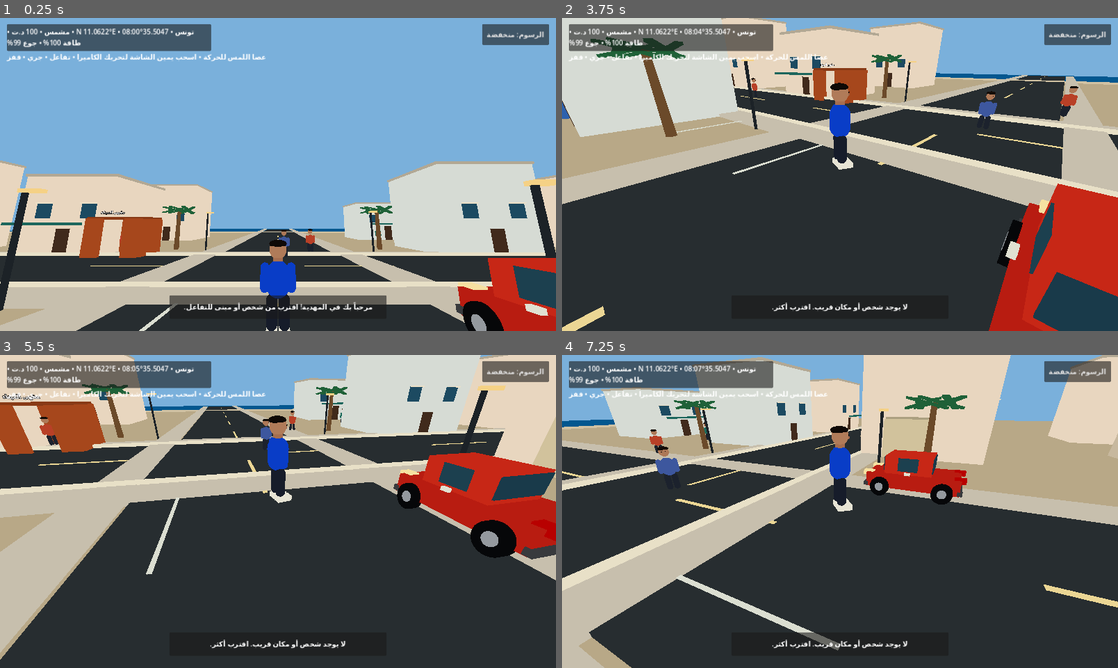
Above: before the commit, frames 1-4 (two rows, left to right).
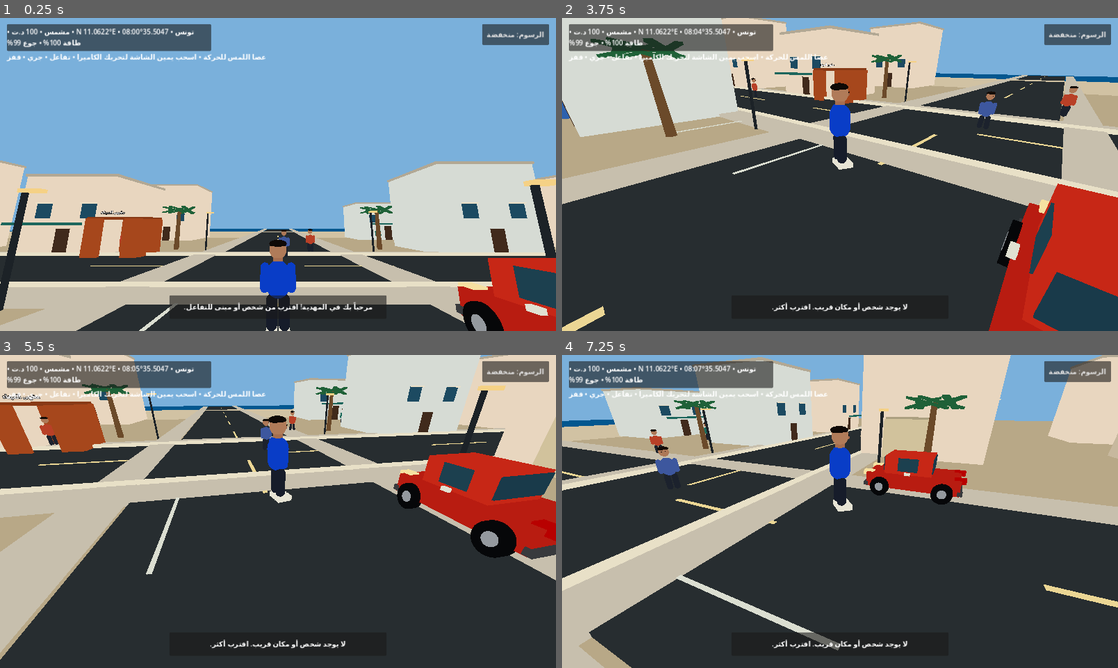
Above: after the commit, the same moments.

Repository: stevennpllk-crypto/REAL-LIFE-MAHDIA
Game: Godot game, scene res://scenes/Main.tscn
The game is run twice, just before and just after one commit, with the same random seed, the same clock (stepped at 60 frames per second) and the same inputs.
Inputs (mouse positions are in pixels of both pictures, inside the frame that each line leads up to):
- Up to frame 1 (0.25 s): no input
- Up to frame 2 (3.75 s): click "الرسوم: منخفضة" at 0.5 s; click "الرسوم: متوسطة" at 1.25 s; click "الرسوم: عالية" at 2 s; tap Enter at 2.75 s; move the mouse to (867, 174) at 2.77 s; hold W (move_forward) from 2.78 s (still down); tap E (interact) at 2.85 s; tap Space (jump) at 3.02 s; move the mouse to (812, 174) at 3.52 s; tap Shift (run) at 3.6 s
- Up to frame 3 (5.5 s): keep holding W (move_forward); tap Space (jump) at 3.77, 5.27 s; move the mouse to (289, 505) at 4.27 s; tap E (interact) at 4.35 s; move the mouse to (272, 517) at 5.02 s; tap Shift (run) at 5.1 s
- Up to frame 4 (7.25 s): keep holding W (move_forward); move the mouse to (878, 514) at 5.77 s; tap E (interact) at 5.85 s; tap Space (jump) at 6.02, 6.77 s; move the mouse to (795, 508) at 6.52 s; tap Shift (run) at 6.6 s

The runs differ from the first frame. In frame 1, 0.2% of the frame differs, in the area x 1-63%, y 68-71%; in frame 2, 0.5%, in the area x 66-100%, y 19-32%; in frame 3, 0.3%; in frame 4, 0.4%.

Commit message:
Separate shoreline collision so the Mediterranean can be swum in

Diff:
--- a/scripts/main.gd
+++ b/scripts/main.gd
@@ -89,15 +89,25 @@
 	sun.shadow_enabled = false
 	add_child(sun)
 
+	# Solid land stops at the shoreline; the sea area remains swimmable.
 	var ground := StaticBody3D.new()
-	_box(ground, Vector3(180, 1, 180), Vector3(0, -0.55, 0), Color(0.72, 0.66, 0.53))
+	_box(ground, Vector3(180, 1, 120), Vector3(0, -0.55, 30), Color(0.72, 0.66, 0.53))
 	var floor_shape := CollisionShape3D.new()
 	var floor_box := BoxShape3D.new()
-	floor_box.size = Vector3(180, 1, 180)
+	floor_box.size = Vector3(180, 1, 120)
 	floor_shape.shape = floor_box
-	floor_shape.position.y = -0.55
+	floor_shape.position = Vector3(0, -0.55, 30)
 	ground.add_child(floor_shape)
 	add_child(ground)
+	var shore := StaticBody3D.new()
+	_box(shore, Vector3(180, 1, 29), Vector3(0, -0.55, -44.5), Color(0.82, 0.76, 0.64))
+	var shore_shape := CollisionShape3D.new()
+	var shore_box := BoxShape3D.new()
+	shore_box.size = Vector3(180, 1, 29)
+	shore_shape.shape = shore_box
+	shore_shape.position = Vector3(0, -0.55, -44.5)
+	shore.add_child(shore_shape)
+	add_child(shore)
 
 	# Mediterranean sea and a pale coastal promenade.
 	_box(self, Vector3(180, 0.16, 38), Vector3(0, -0.02, -78), Color(0.035, 0.34, 0.56))
